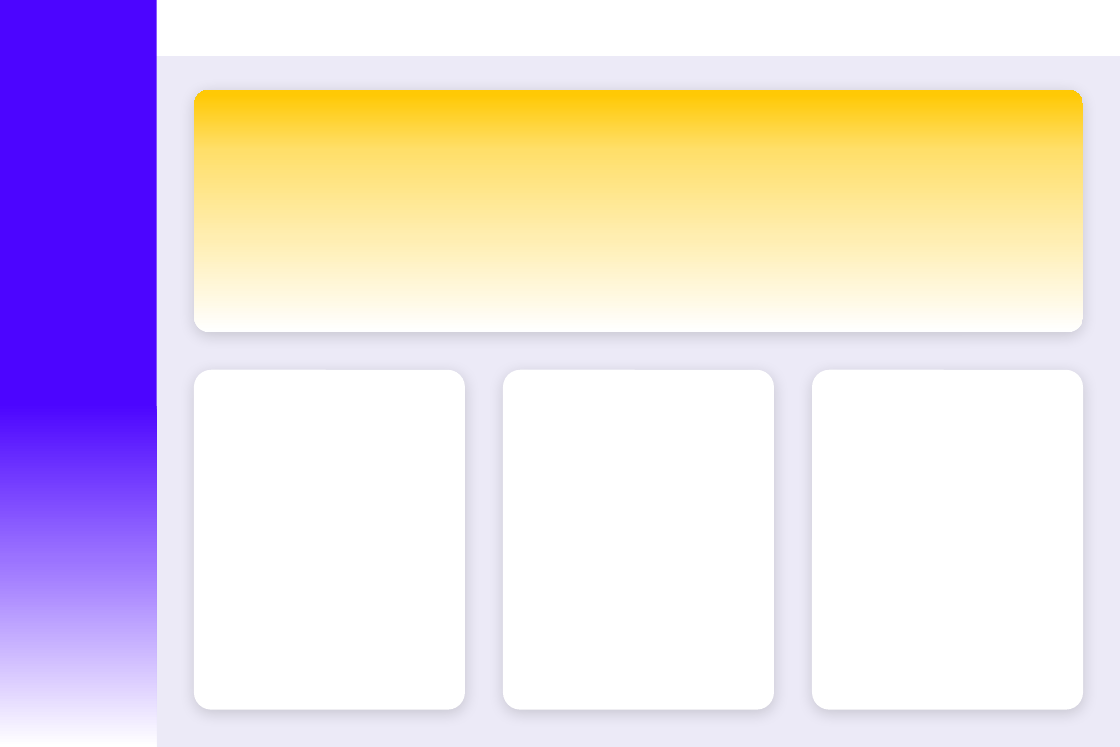
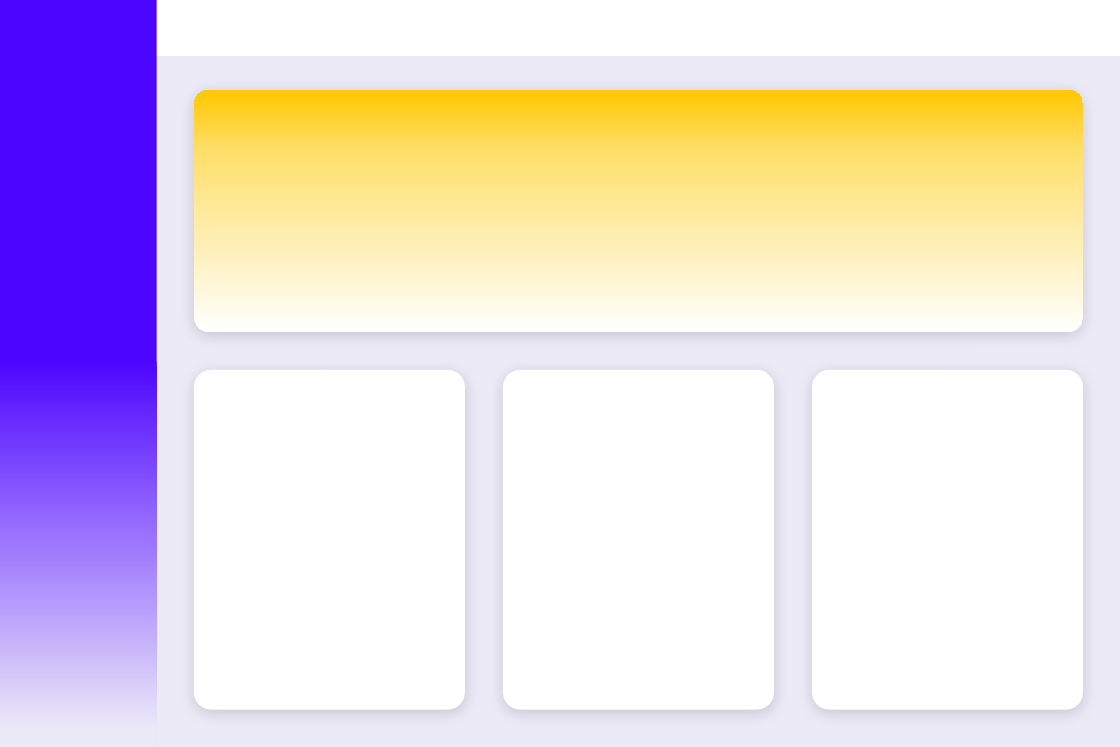
Before and after one commit to mylethidiem/artificial-intelligence-learning-projects, a slide deck: slide 3 of Sales-performance-report/dataset/designbackground.pptx. Drawn at 1120x747 pixels with LibreOffice and Linux fonts; fonts in the diff are those of the drawing. Boxes give left, top, right and bottom in pixels: in the first picture for what was removed or moved away, otherwise in the second. Text is boxed around its words. In the diff, an @@ line names an element or a change of style, - is before the commit and + after.

```diff
--- a/Sales-performance-report/dataset/designbackground.pptx
+++ b/Sales-performance-report/dataset/designbackground.pptx
@@ rectangle at <box>0,0,157,747</box>: fill gradient #4C05FF to #9B73FF to #FFFFFF to gradient #4C05FF to #9B73FF to #ECEAF7 @@
```
Also in this commit, not shown: 1 other slide changed, 5 other files.
